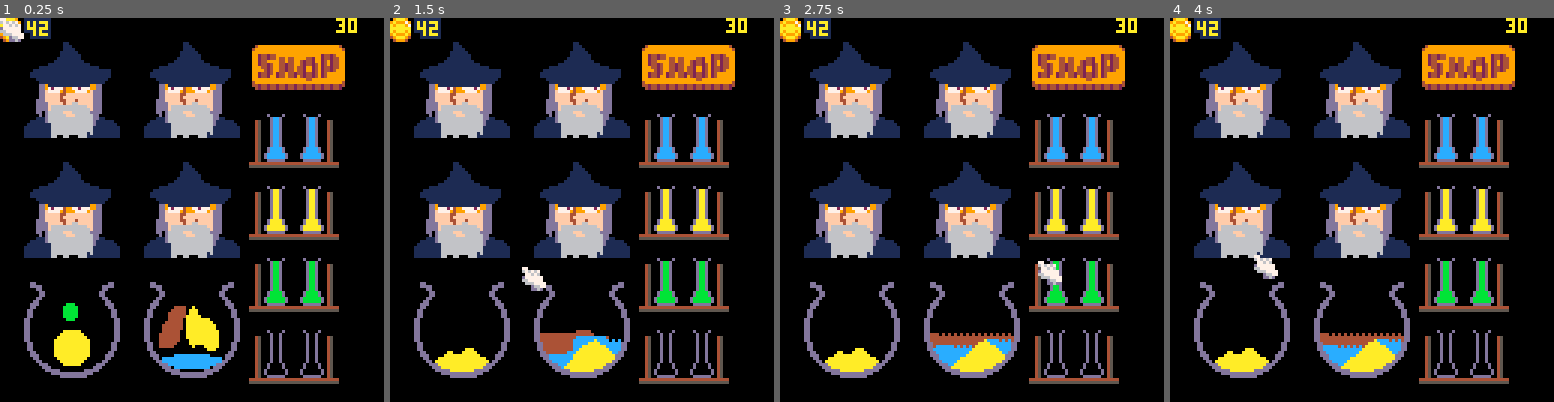
Above: before the commit, frames 1-4 (left to right).
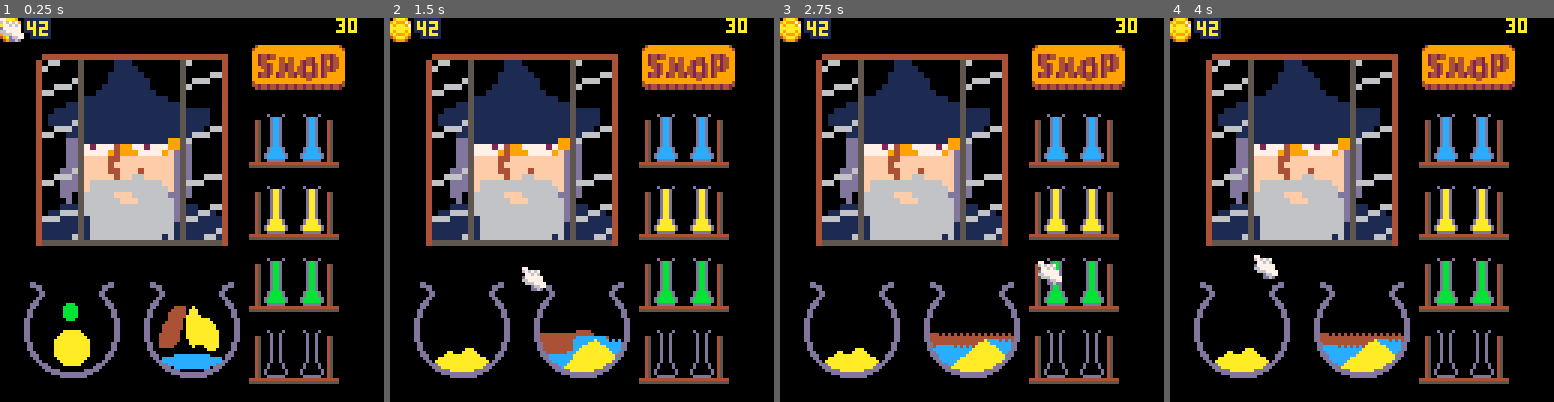
Above: after the commit, the same moments.

Repository: andbalch/cs4730_team_game
Game: PICO-8 cartridge potion.p8
Two runs of this game, one before a commit and one after it. Both use one fixed random seed, a clock stepped at 60 frames per second and the inputs below.
Inputs (mouse positions are in pixels of both pictures, inside the frame that each line leads up to):
- Up to frame 1 (0.25 s): no input
- Up to frame 2 (1.5 s): click (459, 121) at 0.67 s; click (520, 267) at 1.22 s
- Up to frame 3 (2.75 s): click (975, 114) at 1.77 s; click (1037, 259) at 2.32 s
- Up to frame 4 (4 s): click (1492, 106) at 2.87 s; click (1254, 256) at 3.42 s; click (1315, 102) at 3.97 s

The runs differ from the first frame. In frame 1, 24% of the frame differs, in the area x 6-63%, y 6-63%; in frame 2, 24%; in frame 3, 24%; in frame 4, 24%.

Commit message:
Big wizard in the window!

Diff:
--- a/brew.lua
+++ b/brew.lua
@@ -28,11 +28,17 @@
 
 function brew_draw()
 	-- Draw wizard.
-	local ws=7+4*(flr(t()*2)%2)
-	spr(ws,8,8,4,4)
-	spr(ws,8,48,4,4)
-	spr(ws,48,8,4,4)
-	spr(ws,48,48,4,4)
+	-- local ws=7+4*(flr(t()*2)%2)
+	-- spr(ws,8,8,4,4)
+	-- spr(ws,8,48,4,4)
+	-- spr(ws,48,8,4,4)
+	-- spr(ws,48,48,4,4)
+
+	-- Big wizard?
+	local ws=56+32*(flr(t()*2)%2)
+	sspr(ws, 0, 32, 32, 12, 12, 64, 64)
+	-- He's in a window!
+	sspr(64, 64, 32, 32, 12, 12, 64, 64)
 
 	-- Draw shop button.
 	spr(132,84,8,4,2)
@@ -64,8 +70,6 @@
 	if holding~=nil then
 		draw_sim(vials[holding],mx+vox,my+voy)
 	end
-
-
 
 	-- Draw frame rate.
 	print(stat(7),112,0)
Not shown, changed: 32 lines of the sprite sheet (__gfx__) section of potion.p8
